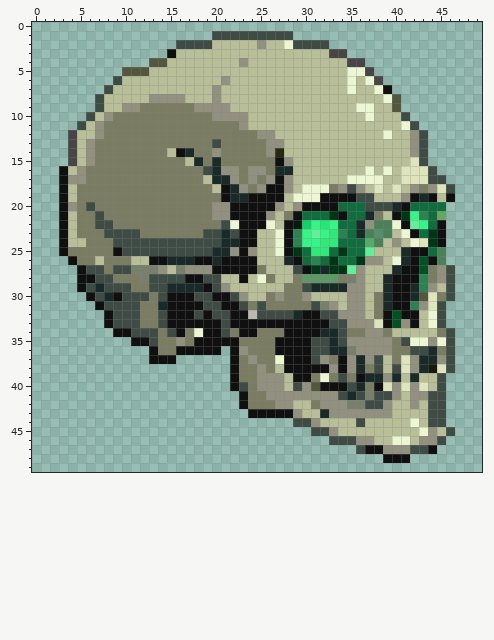
Edited in one commit: pixel-art sprite (Sources/Modules/Yggdrasil/YggdrasilTown/Projectiles/EvilMusicRemnant_Minion.png). That is the earlier state.
The file is 64x64 pixels. The old version is drawn lined up with the new one, on the new canvas.
Now the later version:
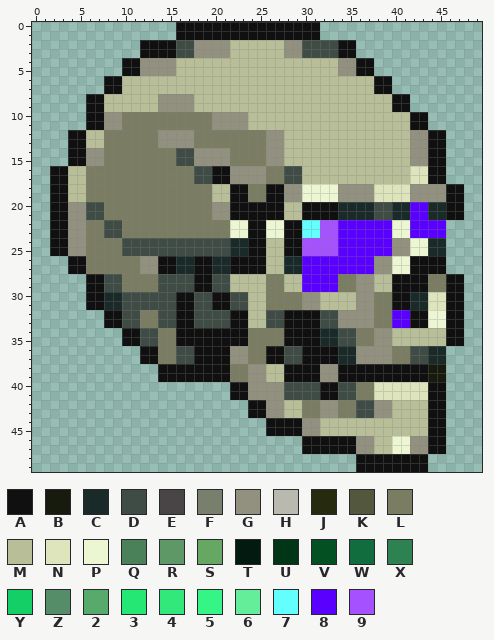
Palette (. is transparent): A #101010  B #171b0e  C #1a2a29  D #3f4b45  E #494446  F #78806d  G #92917f  H #bab9b0  J #262b10  K #53573e  L #7b7d63  M #b8be98  N #dee5bc  P #ecf6d2  Q #4b8158  R #5e9867  S #65a763  T #021a0f  U #003616  V #035122  W #116d3e  X #2e8151  Y #14ce66  Z #558d68  2 #57aa6c  3 #25e773  4 #32e87b  5 #34f586  6 #65ee99  7 #63ffff  8 #5900ff  9 #a551ff
Commit: Remake evil music remnant. New npc teahouse lady.
The edit:
canvas 64x64 -> 50x50, the old top-left corner now at -6,-8 (the part of the old canvas that was cut away was empty and is not shown)
y 0: x 16..31 ................ -> AAAAAAAAAAAAAAAA
y 1: x 16..31 ....DDDDDDDDD... -> AAAAAAAAAAAAAAAA
y 2: x 12..15 .... -> AAAA; x 18..21 DDMM -> GGGG; x 25 G -> M; x 28..29 PD -> GG; x 33..35 ... -> DAA
y 3: x 12..14 ... -> AAA; x 16..21 MMMMMM -> DDGGGG; x 28..35 MMMMMEE. -> GGDDDDAA
y 4: x 10..15 ...KKM -> AAGGGG; x 23 G -> M; x 34..37 MEE. -> GGAA
y 5: x 10..15 KKKMMM -> AAGGGG; x 34..37 MPPE -> GGAA
y 6: x 8..9 .D -> AA; x 21 G -> M; x 35 P -> M; x 37..39 PE. -> MAA
y 7: x 8..9 DM -> AA; x 20 G -> M; x 35 P -> M; x 38 P -> A
y 8: x 6..7 .D -> AA; x 13 G -> M; x 17 M -> G; x 20 G -> M; x 39..41 PK. -> MAA
y 9: x 6..7 .D -> AA; x 10..21 GGLLLLLLGGGG -> MMMMGGGGMMMM; x 36..37 PP -> MM; x 40..41 K. -> AA
y 10: x 6..7 DM -> AA; x 9 L -> G; x 37 P -> M; x 41..43 D.. -> MAA
y 11: x 5..9 DMGLL -> .AAGG; x 20..22 LLL -> GGG; x 41..43 PD. -> MAA
y 12: x 4..5 EM -> AA; x 7 G -> M; x 14..17 LLLL -> GGGG; x 25 G -> L; x 27 M -> G; x 39 P -> M; x 43..45 D.. -> GAA
y 13: x 4..7 EMGL -> AAMM; x 14..17 LLLL -> GGGG; x 20 D -> L; x 43..45 D.. -> GAA
y 14: x 4..5 EM -> AA; x 7 L -> G; x 15..19 MACLL -> LDDGG; x 21 L -> G; x 27 J -> G; x 43..45 D.. -> GAA
y 15: x 4..5 EM -> AA; x 7 L -> G; x 16..21 LMCLCL -> DDGGGG; x 26..28 LAG -> GGM; x 42..45 ND.. -> GGAA
y 16: x 2 . -> A; x 5 G -> M; x 18 L -> D; x 20..21 CG -> AA; x 23 L -> G; x 27..29 CCM -> LDD; x 37 P -> M; x 39 P -> M; x 41 N -> M; x 44..45 D. -> AA
y 17: x 2 . -> A; x 4..5 GG -> MM; x 18..21 LMCC -> DDAA; x 23 L -> G; x 25..29 LGAGM -> GLLDD; x 35..38 PPPP -> MMMM; x 41 N -> M; x 44..45 DD -> AA
y 18: x 2 . -> A; x 5 L -> M; x 21..23 ACG -> MAA; x 25 G -> L; x 29 M -> G; x 33 L -> P; x 35 D -> G; x 37 M -> G; x 39 M -> N; x 41 M -> N; x 43 L -> G; x 45..47 ND. -> GAA
y 19: x 2 . -> A; x 5 L -> M; x 20..25 LACCAA -> MMAALL; x 28..29 MP -> GG; x 32..45 AAAADDMMMGACAM -> PPGGGGNNNNGGGG; x 47 . -> A
y 20: x 2 . -> A; x 5 L -> G; x 7 L -> D; x 27 G -> A; x 29 G -> M; x 34..37 WWWD -> CCCC; x 41..47 AWWWW.. -> C88CCAA
y 21: x 2 . -> A; x 4..6 MLL -> GGD; x 26..36 GMLAWWWUAWW -> AAMMAAAACCC; x 38..47 LMAU5XWS.. -> DDCC88CCAA
y 22: x 2 . -> A; x 4..5 ML -> GG; x 7 D -> L; x 9 L -> D; x 21 D -> L; x 23 A -> P; x 27 M -> P; x 29..39 TY535WWCGQQ -> A7799888888; x 41..45 A65WA -> P8888
y 23: x 2 . -> A; x 4..5 ML -> GG; x 10..11 DD -> LL; x 19..23 DDCDA -> LLLPP; x 25..26 MM -> AP; x 29..40 X5654XWCQZQM -> A7799888888P; x 42..45 AWUA -> 8888
y 24: x 2 . -> A; x 4..5 MM -> GG; x 9 D -> L; x 21 C -> D; x 23 A -> C; x 25 M -> A; x 27 P -> M; x 29..39 X5544WWW2QM -> A9999888888; x 41 M -> G; x 43..45 NUA -> PCC
y 25: x 2 . -> A; x 4..5 LL -> GG; x 9 A -> L; x 20..25 CCGAGM -> DDCCAA; x 27 P -> M; x 29..45 UW44WUWW6MMMCAAWQ -> A9999888888GGPPCC
y 26: x 5 L -> A; x 7 M -> L; x 11..13 MMA -> LGG; x 15 C -> A; x 21 A -> C; x 25 M -> A; x 29..37 AWXWUWWUG -> C88888888; x 39 M -> G; x 41 C -> P; x 43 V -> A; x 45 Q -> A
y 27: x 4 . -> A; x 6..7 DD -> LL; x 9..21 DDFFFGMFGGGAA -> LLLGGAACCAACC; x 25 L -> A; x 28..41 MDAUCUU6GMMMCA -> CC88888888GGPP; x 43..46 VLGD -> AAA.
y 28: x 5 A -> .; x 7 D -> A; x 9 L -> D; x 12..13 FD -> LL; x 17 A -> D; x 19 D -> A; x 21 M -> D; x 23 A -> M; x 25 P -> M; x 27 M -> L; x 29..33 LRRRR -> M8888; x 35 F -> L; x 37 M -> G; x 39 C -> M; x 43 X -> A; x 45..47 GD. -> LAA
y 29: x 5..7 ADC -> .AA; x 10 D -> L; x 13 D -> L; x 15..18 CCCC -> DDDA; x 21 G -> D; x 26..35 MMLLDCCCCG -> LLMM8888LL; x 37 M -> G; x 39 C -> M; x 42..47 CXGMD. -> AALLAA
y 30: x 7 D -> A; x 9 A -> C; x 13 L -> D; x 15 A -> D; x 23 G -> D; x 27 G -> L; x 31 M -> G; x 35 G -> M; x 37 M -> G; x 39 C -> L; x 43 K -> C; x 45..47 LD. -> NAA
y 31: x 6 . -> A; x 8..9 DD -> CC; x 12..15 LLCA -> DDDD; x 18 A -> D; x 20 D -> A; x 22 A -> D; x 24..25 LD -> MM; x 30..33 LDFG -> GGMM; x 35 G -> M; x 37 M -> G; x 39 C -> L; x 42..43 XG -> CC; x 45..47 D.. -> NAA
y 32: x 9 D -> A; x 15 A -> D; x 19 A -> D; x 24..25 HD -> MM; x 28..29 DC -> AA; x 37 M -> G; x 39..41 AVA -> L88; x 43 M -> A; x 45..47 D.. -> PAA
y 33: x 9 D -> A; x 15 A -> D; x 18..20 AAA -> DDD; x 24..27 AAAA -> MMDD; x 32 A -> D; x 34 D -> G; x 38..41 NAVG -> LL88; x 43 M -> A; x 45..47 D.. -> PAA
y 34: x 9 A -> .; x 11 D -> A; x 15 D -> L; x 17..18 LP -> AA; x 21..22 DL -> AA; x 24 A -> L; x 35 L -> D; x 37 G -> L; x 39 L -> G; x 45..47 LD. -> MAA
y 35: x 10 . -> A; x 12 A -> D; x 16..17 GL -> AA; x 23 L -> A; x 27 A -> L; x 31..32 DD -> AC; x 35..37 GGG -> DLL; x 40..47 LDPPGPD. -> MMMMMMAA
y 36: x 12 . -> A; x 16..17 AA -> DD; x 21..22 .A -> AG; x 26 L -> A; x 28..29 AA -> DD; x 31..33 DDC -> AAA; x 35 F -> C; x 45..46 LD -> C.
y 37: x 12 . -> A; x 14..24 AA......ALG -> LLDDAAAAGGL; x 26..29 LPAA -> AADD; x 31..36 DGLAGC -> AAACCG; x 38..39 DM -> GG; x 41..43 NGC -> LDD; x 45..46 GD -> C.
y 38: x 14..22 ........A -> AAAAAAAAL; x 24 L -> G; x 26 L -> M; x 32 A -> G; x 35..43 GCLDMDNGC -> AAAAAAAAA; x 45..46 ND -> B.
y 39: x 14..22 ........A -> AAAAAAAAL; x 24 L -> G; x 26..28 GGM -> MMA; x 31..35 LPLDL -> AGGAA; x 37..45 CCGCMCMMD -> AAAAAAABB
y 40: x 23..24 DL -> AG; x 28 M -> D; x 30..31 GK -> DD; x 34 A -> D; x 36 C -> L; x 38 A -> N; x 40 G -> N; x 42 G -> N; x 44..45 MD -> AA
y 41: x 22 . -> A; x 24..25 LL -> GG; x 28..33 GGGGGG -> DDDDAA; x 35..45 CDFDDGMGGDD -> DLLNNNNNNAA
y 42: x 23..26 ALLL -> .AAG; x 28 G -> M; x 30 M -> L; x 34..36 GFF -> LLD; x 38 D -> G; x 42 G -> M; x 44..45 DD -> AA
y 43: x 26..32 AAAGMMC -> GGMMLLG; x 34..37 GGGG -> LLDD; x 44..45 DD -> AA
y 44: x 26..30 ...DD -> AAAAG; x 36 D -> M; x 42 P -> M; x 44..45 DD -> AA
y 45: x 26..33 .....DDG -> AAAAGGMM; x 43..46 PGMD -> MAA.
y 46: x 30..35 ...DDD -> AAAAAA; x 42 M -> G; x 44..45 GD -> AA
y 47: x 30..43 ......DAAGGGDD -> AAAAAAGGMMPPGG; x 45 . -> A
y 48: x 36..38 ... -> AAA; x 42..43 .. -> AA
y 49: x 36..43 ........ -> AAAAAAAA
